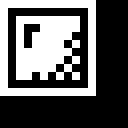
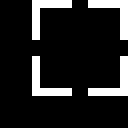
Before/after of a (128, 128) layered artwork. What changed in the layer stack:
added group "Контейнер" with 5 layers above "Ящики" over [0, 0, 128, 96]
added layer "Слой 38" in group "Контейнер" over [0, 0, 128, 96]
moved "Слой 4" into group "Ящики" over [0, 0, 128, 96]
